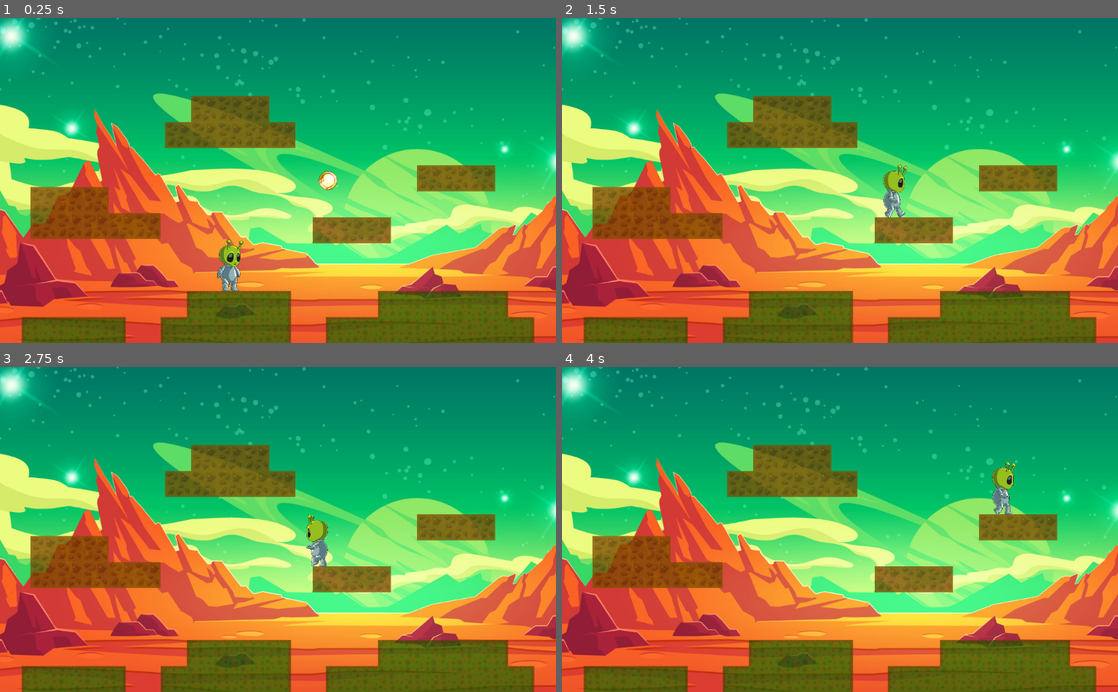
Above: before the commit, frames 1-4 (two rows, left to right).
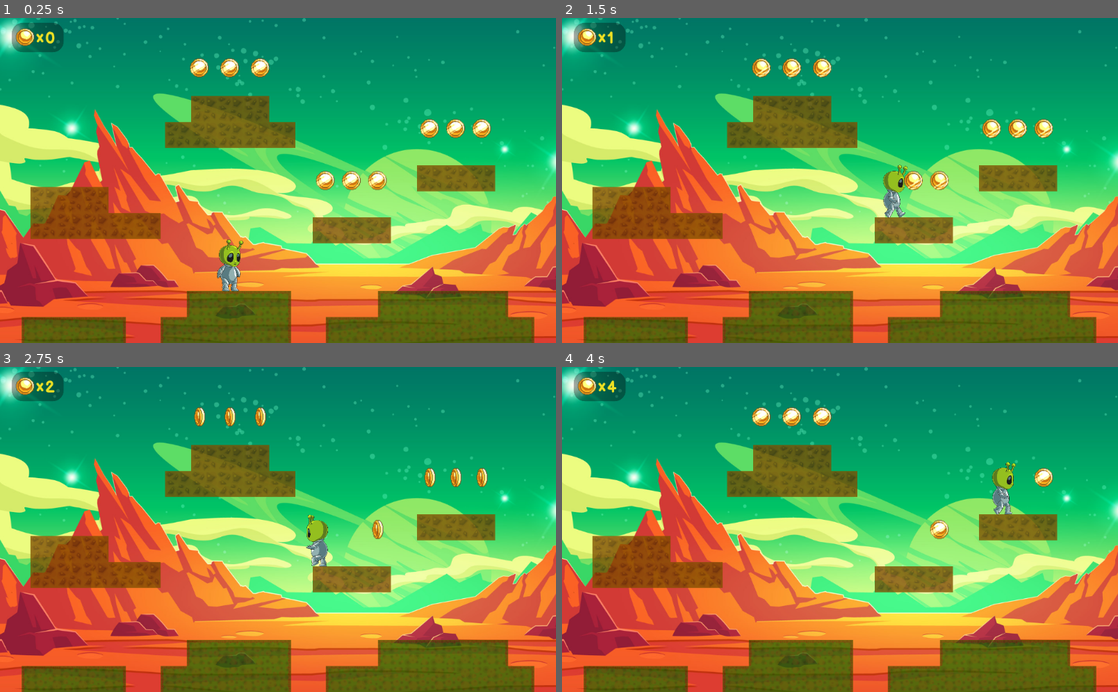
Above: after the commit, the same moments.

Repository: MariiaS3/XingXing
Game: Godot game, scene res://World.tscn
The game is run twice, just before and just after one commit, with the same random seed, the same clock (stepped at 60 frames per second) and the same inputs.
Inputs:
- Up to frame 1 (0.25 s): no input
- Up to frame 2 (1.5 s): hold Right (ui_right) from 0.53 s (still down); tap Up (ui_up) at 0.77 s
- Up to frame 3 (2.75 s): tap Up (ui_up) at 1.52 s; release Right (ui_right) at 2.03 s; hold Left (ui_left) from 2.03 s (still down)
- Up to frame 4 (4 s): release Left (ui_left) at 2.78 s; hold Right (ui_right) from 2.78 s (still down); tap Up (ui_up) at 3.02, 3.77 s

The runs differ from the first frame. In frame 1, 2.2% of the frame differs, in the area x 2-89%, y 1-53%; in frame 2, 2.1%; in frame 3, 1.5%; in frame 4, 1.6%.

Commit message:
HUD-coins

Diff:
--- /dev/null
+++ b/XingXing/HUD.gd
@@ -0,0 +1,12 @@
+extends CanvasLayer
+
+var coins = 0
+
+func _ready():
+	$coins.text = String(coins)
+
+
+
+func _on_coin_collected():
+	coins = coins + 1
+	_ready()
--- a/XingXing/World.tscn
+++ b/XingXing/World.tscn
@@ -40,17 +40,20 @@
 [ext_resource path="res://alien_armor/armor__0040_fire_6.png" type="Texture" id=38]
 [ext_resource path="res://alien_armor/armor__0041_fire_7.png" type="Texture" id=39]
 [ext_resource path="res://coin.tscn" type="PackedScene" id=40]
+[ext_resource path="res://fonts/BalsamiqSans-Bold.ttf" type="DynamicFontData" id=41]
+[ext_resource path="res://dodatki/PNG/Items/000_0045_coin.png" type="Texture" id=42]
+[ext_resource path="res://HUD.gd" type="Script" id=43]
 
 [sub_resource type="SpriteFrames" id=1]
 animations = [ {
+"frames": [ ExtResource( 3 ), ExtResource( 3 ), ExtResource( 4 ), ExtResource( 5 ), ExtResource( 3 ), ExtResource( 3 ), ExtResource( 3 ), ExtResource( 3 ) ],
+"loop": true,
+"name": "Idle",
+"speed": 5.0
+}, {
 "frames": [ ExtResource( 13 ), ExtResource( 16 ), ExtResource( 21 ), ExtResource( 10 ), ExtResource( 18 ), ExtResource( 7 ) ],
 "loop": true,
 "name": "Run",
-"speed": 5.0
-}, {
-"frames": [ ExtResource( 3 ), ExtResource( 3 ), ExtResource( 4 ), ExtResource( 5 ), ExtResource( 3 ), ExtResource( 3 ), ExtResource( 3 ), ExtResource( 3 ) ],
-"loop": true,
-"name": "Idle",
 "speed": 5.0
 }, {
 "frames": [ ExtResource( 37 ) ],
@@ -58,14 +61,14 @@
 "name": "flash",
 "speed": 30.0
 }, {
-"frames": [ ExtResource( 20 ), ExtResource( 24 ), ExtResource( 8 ), ExtResource( 23 ), ExtResource( 9 ), ExtResource( 22 ) ],
-"loop": true,
-"name": "Walk",
-"speed": 5.0
-}, {
 "frames": [ ExtResource( 6 ), ExtResource( 14 ), ExtResource( 17 ) ],
 "loop": true,
 "name": "Turn",
+"speed": 5.0
+}, {
+"frames": [ ExtResource( 12 ) ],
+"loop": true,
+"name": "jump_r_l",
 "speed": 5.0
 }, {
 "frames": [ ExtResource( 35 ), ExtResource( 33 ), ExtResource( 38 ), ExtResource( 39 ), ExtResource( 33 ), ExtResource( 35 ), ExtResource( 36 ), ExtResource( 34 ), ExtResource( 37 ) ],
@@ -73,20 +76,20 @@
 "name": "attack",
 "speed": 15.0
 }, {
-"frames": [ ExtResource( 11 ) ],
+"frames": [ ExtResource( 20 ), ExtResource( 24 ), ExtResource( 8 ), ExtResource( 23 ), ExtResource( 9 ), ExtResource( 22 ) ],
 "loop": true,
-"name": "jump",
-"speed": 5.0
-}, {
-"frames": [ ExtResource( 12 ) ],
-"loop": true,
-"name": "jump_r_l",
+"name": "Walk",
 "speed": 5.0
 }, {
 "frames": [ ExtResource( 19 ), ExtResource( 31 ), ExtResource( 32 ), ExtResource( 15 ) ],
 "loop": true,
 "name": "fall",
 "speed": 5.0
+}, {
+"frames": [ ExtResource( 11 ) ],
+"loop": true,
+"name": "jump",
+"speed": 5.0
 } ]
 
 [sub_resource type="RectangleShape2D" id=2]
@@ -94,6 +97,21 @@
 
 [sub_resource type="RectangleShape2D" id=3]
 extents = Vector2( 60, 60 )
+
+[sub_resource type="StyleBoxFlat" id=4]
+bg_color = Color( 0.0235294, 0.0235294, 0.0235294, 0.34902 )
+corner_radius_top_left = 20
+corner_radius_top_right = 20
+corner_radius_bottom_right = 20
+corner_radius_bottom_left = 20
+
+[sub_resource type="DynamicFont" id=5]
+size = 30
+font_data = ExtResource( 41 )
+
+[sub_resource type="DynamicFont" id=6]
+size = 30
+font_data = ExtResource( 41 )
 
 [node name="World" type="Node"]
 
@@ -832,5 +850,86 @@
 [node name="coins" type="Node2D" parent="."]
 
 [node name="coin" parent="coins" instance=ExtResource( 40 )]
-position = Vector2( 605, 296 )
+position = Vector2( 600, 296 )
+
+[node name="coin2" parent="coins" instance=ExtResource( 40 )]
+position = Vector2( 648, 296 )
+
+[node name="coin3" parent="coins" instance=ExtResource( 40 )]
+position = Vector2( 696, 296 )
+
+[node name="coin4" parent="coins" instance=ExtResource( 40 )]
+position = Vector2( 792, 200 )
+
+[node name="coin5" parent="coins" instance=ExtResource( 40 )]
+position = Vector2( 840, 200 )
+
+[node name="coin6" parent="coins" instance=ExtResource( 40 )]
+position = Vector2( 888, 200 )
+
+[node name="coin7" parent="coins" instance=ExtResource( 40 )]
+position = Vector2( 368, 88 )
+
+[node name="coin8" parent="coins" instance=ExtResource( 40 )]
+position = Vector2( 424, 88 )
+
+[node name="coin9" parent="coins" instance=ExtResource( 40 )]
+position = Vector2( 480, 88 )
+
+[node name="HUD" type="CanvasLayer" parent="."]
+script = ExtResource( 43 )
+
+[node name="Panel" type="Panel" parent="HUD"]
+margin_left = 22.0
+margin_top = 9.0
+margin_right = 117.0
+margin_bottom = 63.0
+custom_styles/panel = SubResource( 4 )
+__meta__ = {
+"_edit_use_anchors_": false
+}
+
+[node name="x" type="Label" parent="HUD"]
+margin_left = 67.0
+margin_top = 18.0
+margin_right = 92.0
+margin_bottom = 54.0
+custom_fonts/font = SubResource( 5 )
+custom_colors/font_color = Color( 0.937255, 0.882353, 0.141176, 1 )
+text = "x"
+__meta__ = {
+"_edit_use_anchors_": false
+}
+
+[node name="TextureRect" type="TextureRect" parent="HUD"]
+margin_left = 27.0
+margin_top = 17.0
+margin_right = 67.0
+margin_bottom = 55.0
+texture = ExtResource( 42 )
+expand = true
+__meta__ = {
+"_edit_use_anchors_": false
+}
+
+[node name="coins" type="Label" parent="HUD"]
+margin_left = 83.0
+margin_top = 20.0
+margin_right = 123.0
+margin_bottom = 56.0
+custom_fonts/font = SubResource( 6 )
+custom_colors/font_color = Color( 0.937255, 0.882353, 0.141176, 1 )
+text = "00"
+__meta__ = {
+"_edit_use_anchors_": false
+}
 [connection signal="animation_finished" from="KinematicBody2D/AnimatedSprite" to="KinematicBody2D" method="_on_AnimatedSprite_animation_finished"]
+[connection signal="coin_collected" from="coins/coin" to="HUD" method="_on_coin_collected"]
+[connection signal="coin_collected" from="coins/coin2" to="HUD" method="_on_coin_collected"]
+[connection signal="coin_collected" from="coins/coin3" to="HUD" method="_on_coin_collected"]
+[connection signal="coin_collected" from="coins/coin4" to="HUD" method="_on_coin_collected"]
+[connection signal="coin_collected" from="coins/coin5" to="HUD" method="_on_coin_collected"]
+[connection signal="coin_collected" from="coins/coin6" to="HUD" method="_on_coin_collected"]
+[connection signal="coin_collected" from="coins/coin7" to="HUD" method="_on_coin_collected"]
+[connection signal="coin_collected" from="coins/coin8" to="HUD" method="_on_coin_collected"]
+[connection signal="coin_collected" from="coins/coin9" to="HUD" method="_on_coin_collected"]
--- a/XingXing/coin.gd
+++ b/XingXing/coin.gd
@@ -1,4 +1,8 @@
 extends Area2D
+
+signal coin_collected
 
 func _on_coin_body_entered(body):
 	queue_free()
+	emit_signal("coin_collected")
+	set_collision_mask_bit(0, false)
--- a/XingXing/coin.tscn
+++ b/XingXing/coin.tscn
@@ -33,6 +33,6 @@
 position = Vector2( -0.237423, 4.67677 )
 scale = Vector2( 1.25347, 1.28472 )
 frames = SubResource( 2 )
-frame = 4
+frame = 6
 playing = true
 [connection signal="body_entered" from="." to="." method="_on_coin_body_entered"]
Not shown: 1 places in XingXing/World.tscn that only renumber resources
Binary file added: XingXing/fonts/BalsamiqSans-Bold.ttf
